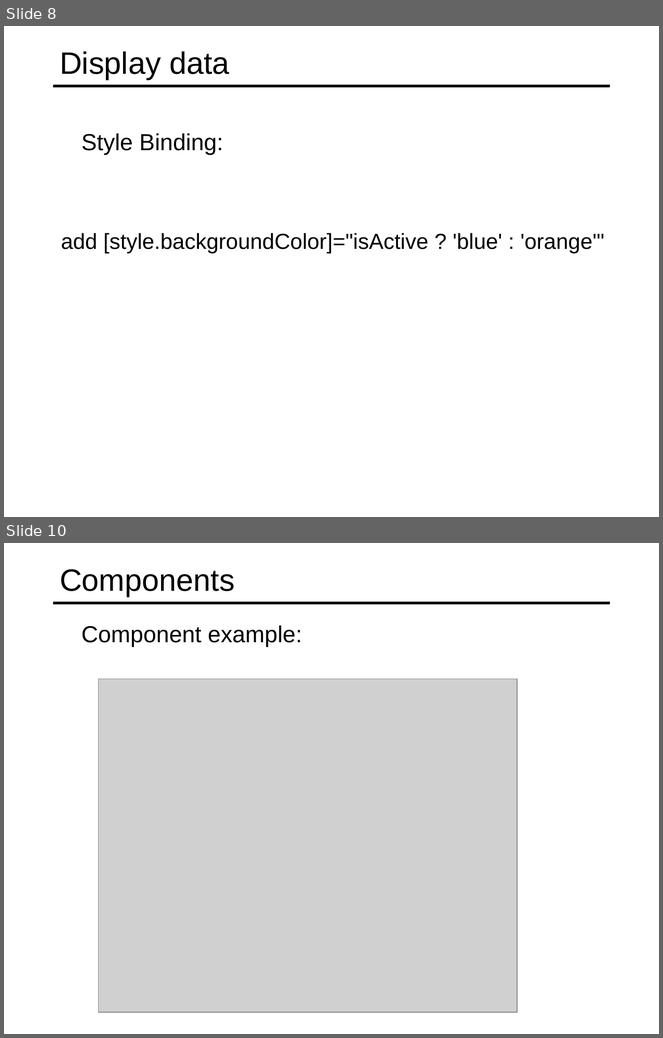
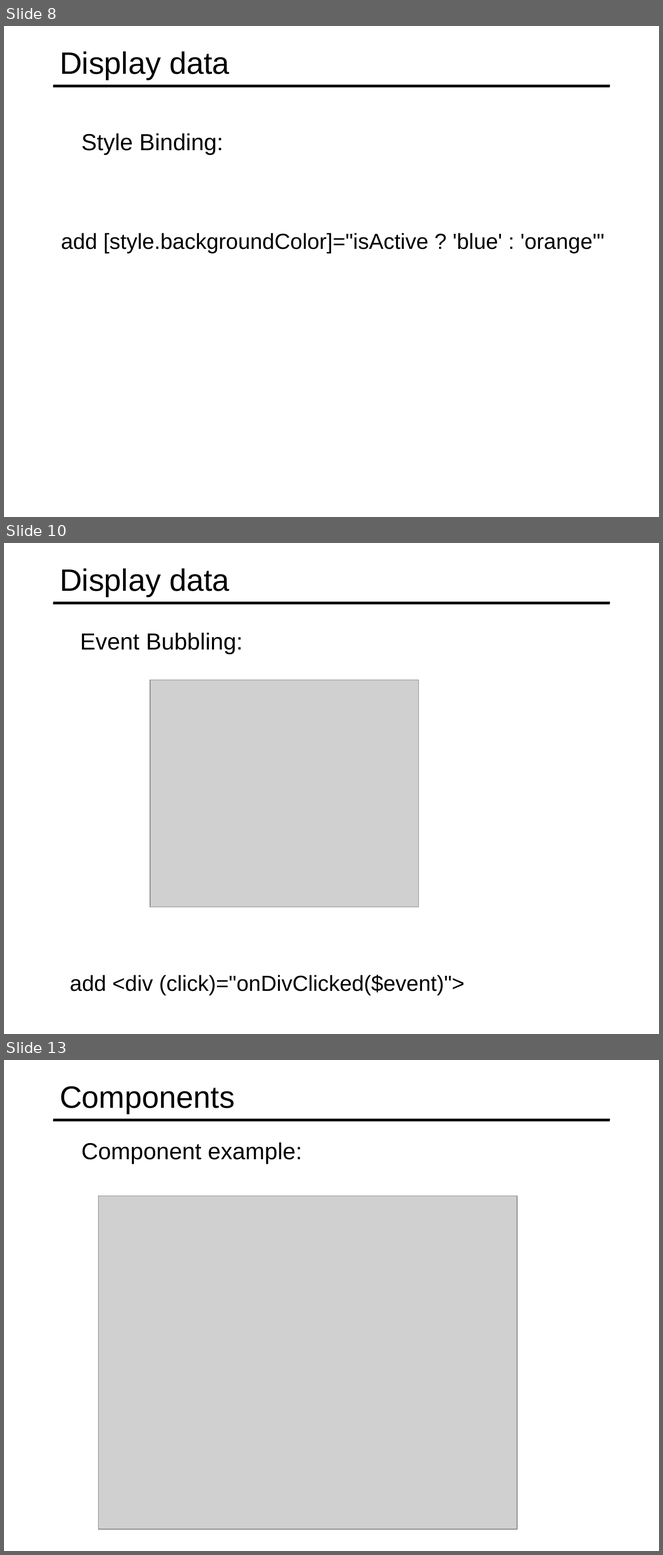
Before and after one commit to specter01wj/Jago_Link_Training, a slide deck: Angular/Angular7/Angular Advanced Course/Essentials/2.Displaying Data and Handling Events/L2_Displaying Data and Handling Events.ppt. Shown one above the other, each under a label of ours: slides 8 and 10 before the commit, slides 8, 10 and 13 after it; the slides between them are not shown. The pictures are 663x1038 and 663x1555 pixels, drawn with LibreOffice and Linux fonts; fonts in the diff are those of the drawing; grey boxes stand for pictures. Boxes give left, top, right and bottom in pixels: in the first picture for what was removed or moved away, otherwise in the second. Text is boxed around its words. In the diff, an @@ line names an element or a change of style, - is before the commit and + after.

```diff
--- a/Angular/Angular7/Angular Advanced Course/Essentials/2.Displaying Data and Handling Events/L2_Displaying Data and Handling Events.ppt
+++ b/Angular/Angular7/Angular Advanced Course/Essentials/2.Displaying Data and Handling Events/L2_Displaying Data and Handling Events.ppt
@@ slide 10 added at bbox=[4, 543, 659, 1034], background #FFFFFF; not listed: 1 template element that a slide beside it also shows @@
@@ title added at bbox=[60, 568, 230, 596], 34 pt, text #000000 @@
+Display data
@@ text added at bbox=[80, 632, 243, 654], 25.5 pt, text #000000 @@
+  Event Bubbling:
@@ picture added at bbox=[150, 680, 419, 908] @@
@@ text added at bbox=[70, 975, 465, 996], 24 pt, text #000000 @@
+  add <div (click)="onDivClicked($event)">
@@ what was slide 10 is now slide 13 @@
```
Also in this commit, not shown: 3 other slides added, 1 slide removed, 1 other file.
